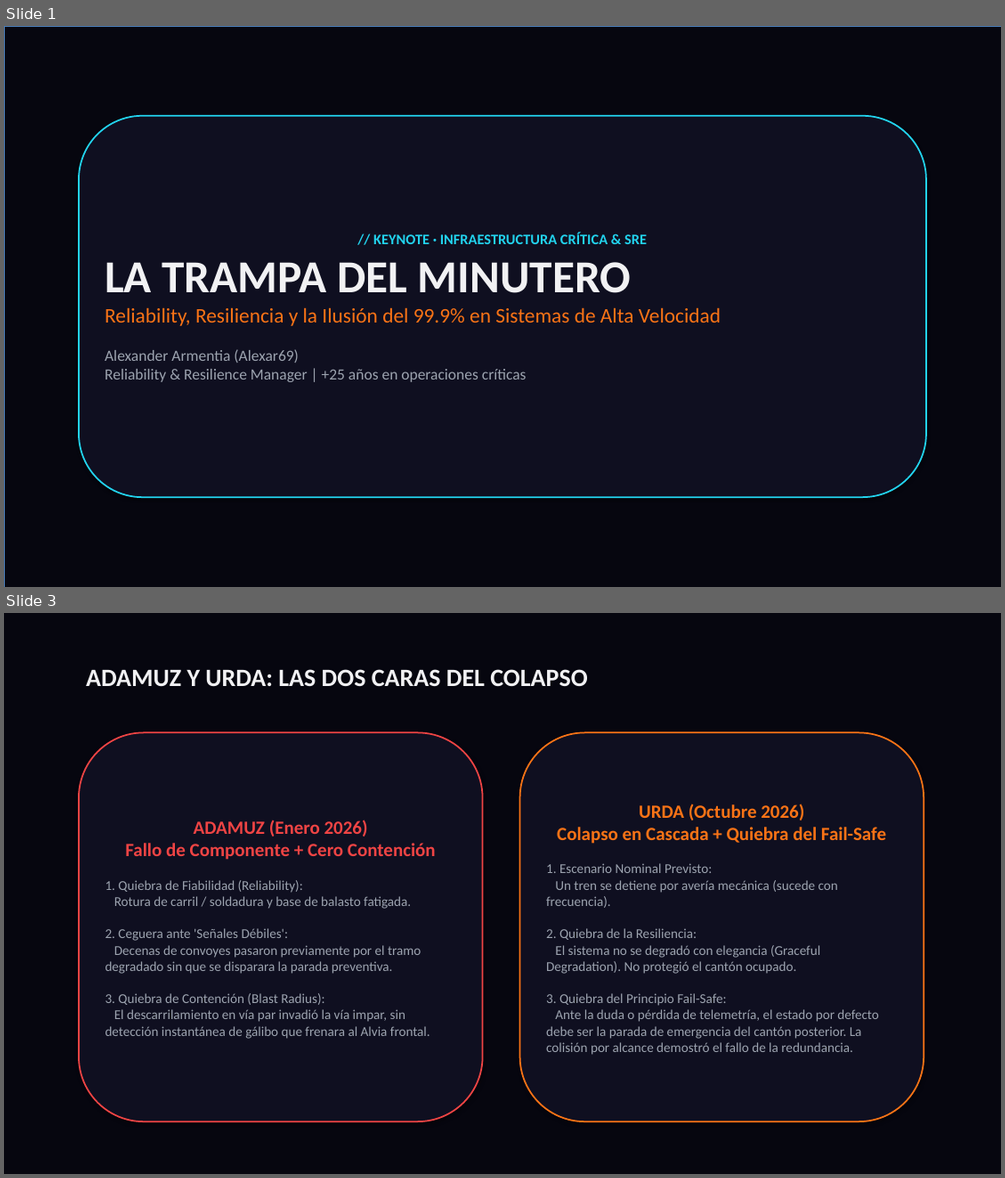
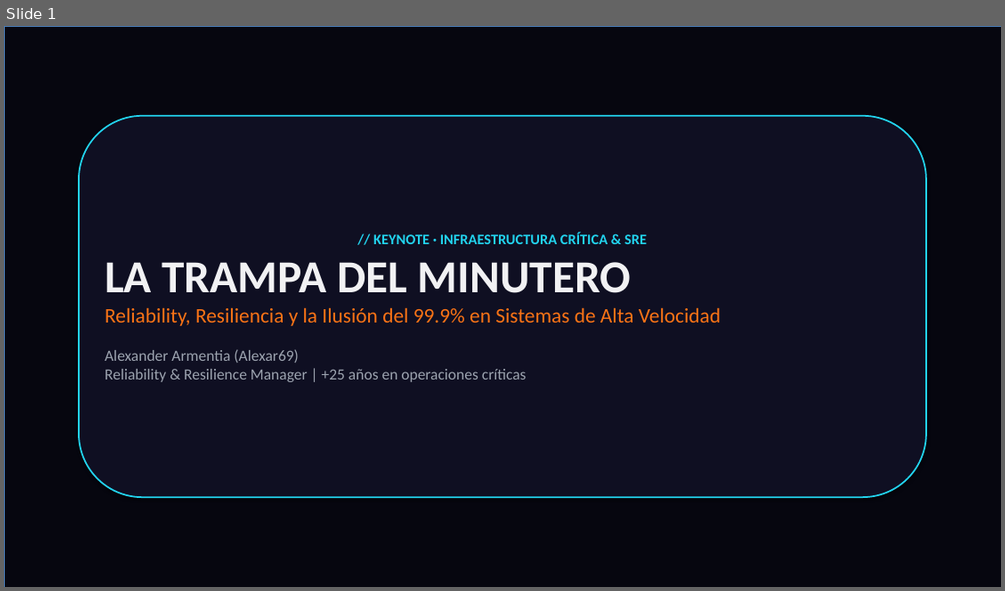
Before and after one commit to alexar69-pixel/alexar69-pixel.github.io, a slide deck: presentacion-reliability-resiliencia-adamuz-urda.pptx. Shown one above the other, each under a label of ours: slides 1 and 3 before the commit, slide 1 after it; the slides between them are not shown. The pictures are 1005x1178 and 1005x591 pixels, drawn with LibreOffice and Linux fonts; fonts in the diff are those of the drawing; background and template pictures are left out. Boxes give left, top, right and bottom in pixels: in the first picture for what was removed or moved away, otherwise in the second. Text is boxed around its words. In the diff, an @@ line names an element or a change of style, - is before the commit and + after.

```diff
--- a/presentacion-reliability-resiliencia-adamuz-urda.pptx
+++ b/presentacion-reliability-resiliencia-adamuz-urda.pptx
@@ slide 3 removed at [4, 613, 1001, 1174], background #FFFFFF @@
@@ rectangle removed at [4, 613, 1001, 1174] @@
@@ text removed at [86, 669, 587, 687] @@
-ADAMUZ Y URDA: LAS DOS CARAS DEL COLAPSO
@@ rounded rectangle removed at [79, 732, 483, 1121] @@
-ADAMUZ (Enero 2026)
-Fallo de Componente + Cero Contención
-1. Quiebra de Fiabilidad (Reliability):
-Rotura de carril / soldadura y base de balasto fatigada.
-2. Ceguera ante 'Señales Débiles':
-Decenas de convoyes pasaron previamente por el tramo degradado sin que se disparara la parada preventiva.
-3. Quiebra de Contención (Blast Radius):
-El descarrilamiento en vía par invadió la vía impar, sin detección instantánea de gálibo que frenara al Alvia frontal.
@@ rounded rectangle removed at [520, 732, 923, 1121] @@
-URDA (Octubre 2026)
-Colapso en Cascada + Quiebra del Fail-Safe
-1. Escenario Nominal Previsto:
-Un tren se detiene por avería mecánica (sucede con frecuencia).
-2. Quiebra de la Resiliencia:
-El sistema no se degradó con elegancia (Graceful Degradation). No protegió el cantón ocupado.
-3. Quiebra del Principio Fail-Safe:
-Ante la duda o pérdida de telemetría, el estado por defecto debe ser la parada de emergencia del cantón posterior. La colisión por alcance demostró el fallo de la redundancia.
```
Also in this commit, not shown: 1 other slide changed, 7 slides added, 5 other slides removed, 12 other files.
